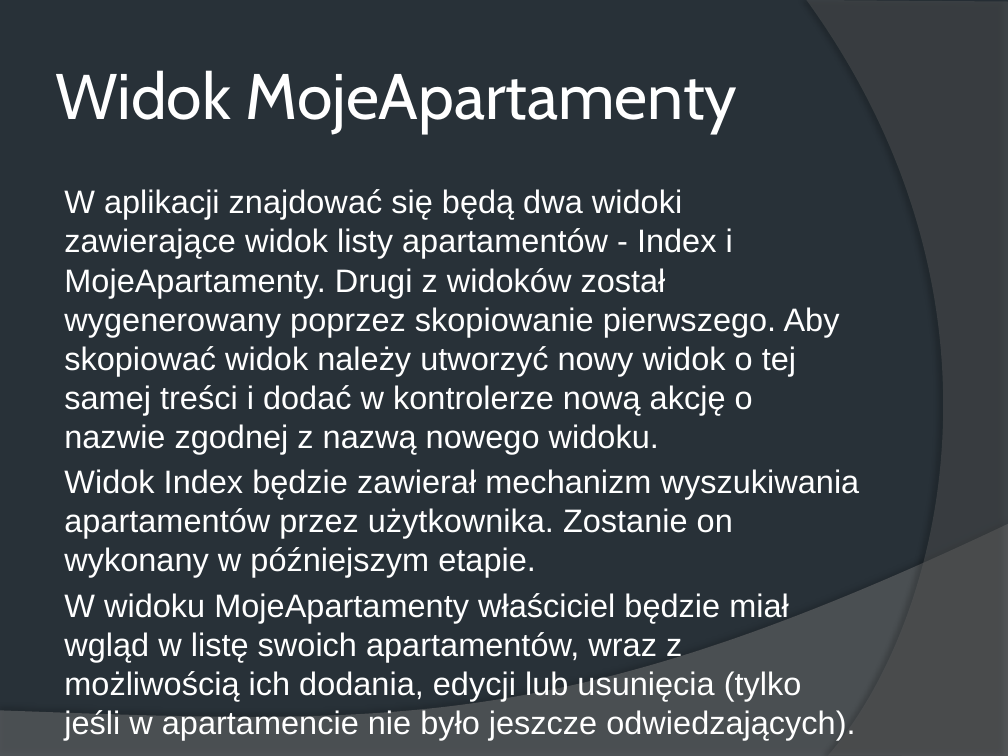
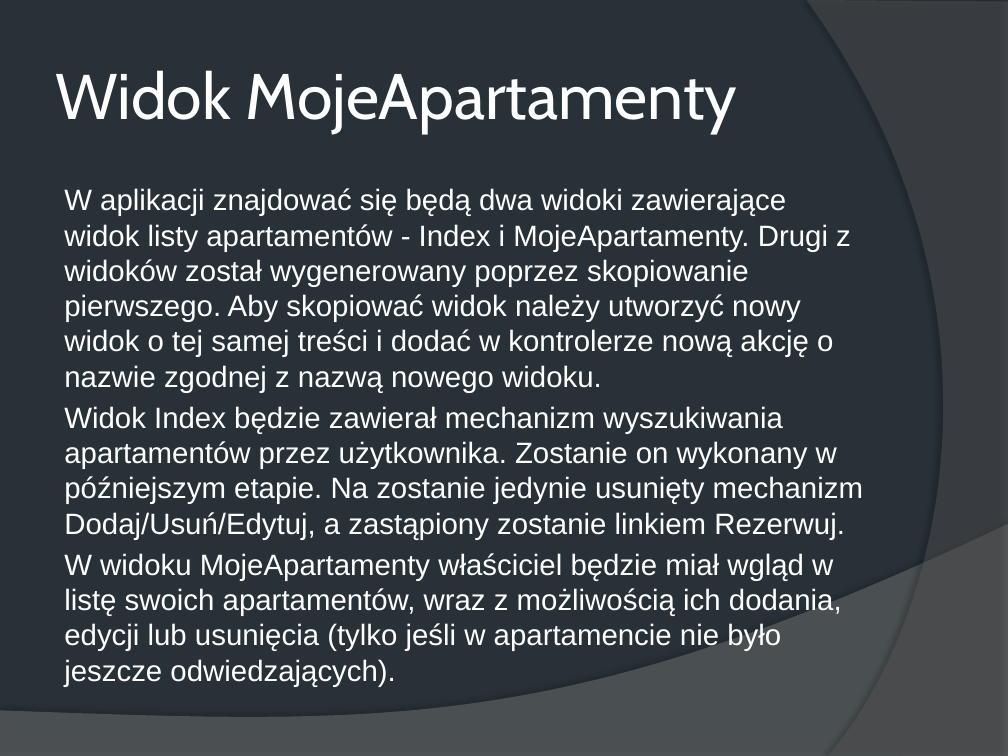
Before and after one commit to wiwlm/HotelMVC, a slide deck: slide 59 of Aplikacje MVC.pptx (slide 58 before the commit). Drawn at 1008x756 pixels with LibreOffice and Linux fonts; fonts in the diff are those of the drawing. Boxes give left, top, right and bottom in pixels: in the first picture for what was removed or moved away, otherwise in the second. Text is boxed around its words. In the diff, an @@ line names an element or a change of style, - is before the commit and + after.

Commit message:
Rezerwacja apartamentów

```diff
--- a/Aplikacje MVC.pptx
+++ b/Aplikacje MVC.pptx
@@ text at (64, 188, 851, 687): size 23.2 to 21 pt in "W aplikacji znajdować się będą dwa widoki ...", "W widoku MojeApartamenty właściciel będzie miał wgląd ..." @@
@@ text at (64, 406, 863, 540): text changed; size 23.2 to 21 pt @@
-Widok Index będzie zawierał mechanizm wyszukiwania apartamentów przez użytkownika. Zostanie on wykonany w późniejszym etapie.
+Widok Index będzie zawierał mechanizm wyszukiwania apartamentów przez użytkownika. Zostanie on wykonany w późniejszym etapie. Na zostanie jedynie usunięty mechanizm Dodaj/Usuń/Edytuj, a zastąpiony zostanie linkiem Rezerwuj.
```
Also in this commit, not shown: 6 other slides changed, 19 slides added, 1 slide removed, 16 other files.
